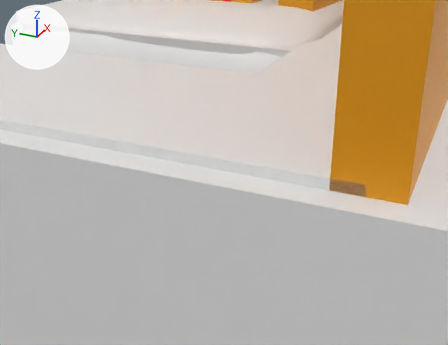
A saved change to the FBX model Assets/mehses/Creamroom/end_dock.fbx.
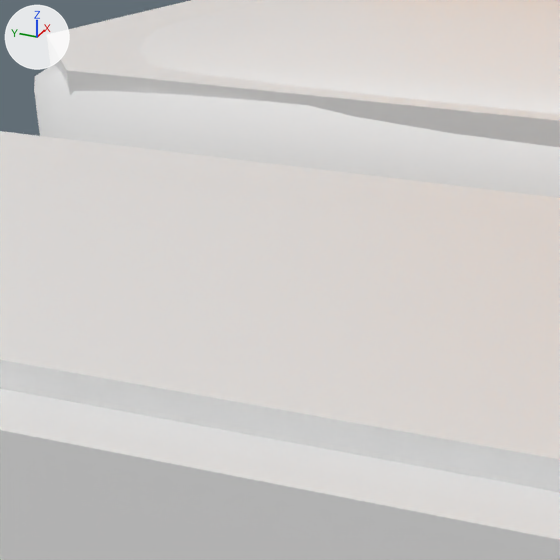
There are two pictures of each version: one from a 50 mm camera at (-7.57, -6.52, 2.49) aimed at (0.47, -2.9, -1.54), one close up on the part from 0% to 42% of the width and 0% to 54% of the height. The axes (+X, +Y, +Z) are drawn at upper left. The lights are the same throughout. Where no turn or scale is listed for an object, it has been applied to the vertices.

The first close-up shows 'dock_bounds', 'enddock', 'enddock_land'.
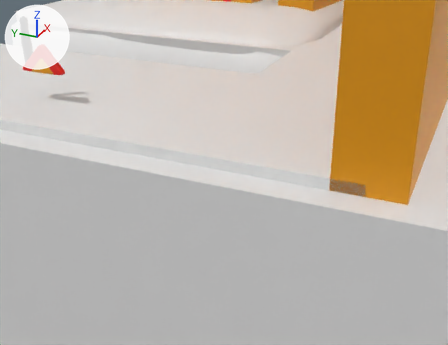
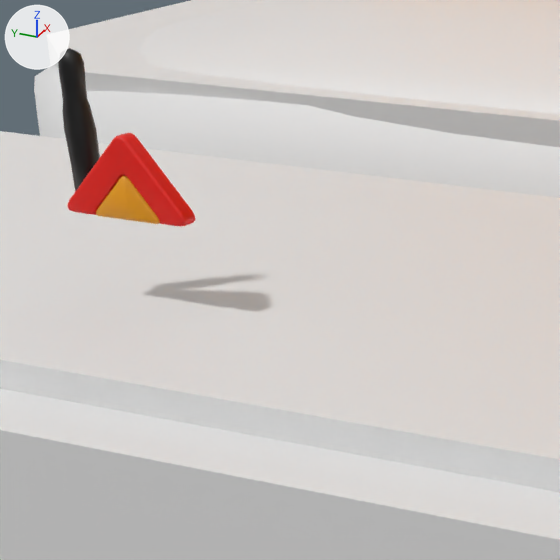
Commit message: end dock

Pixel boxes [x1, y1, x2, y2] of what changed, in the close-ups (560 x 560 px):
'rainbow', added: after [68, 133, 195, 226]
    faces in mat_material_001 (red #e71100): [68, 133, 195, 226]
    faces in mat_material_002 (orange #e79900): [96, 175, 160, 224]
'boatsman', added (black): after [58, 48, 100, 191]

The change, as a diff of the scene's bpy script:
```diff
--- a/Assets/mehses/Creamroom/end_dock.fbx.py
+++ b/Assets/mehses/Creamroom/end_dock.fbx.py
@@ mat_material_005 @@
+mat_material_005 = principled_material('Material.005')
+mat_material_005.base_color = (0.0, 0.0, 0.0)  # black #000000
@@ me_cube_004 @@
+me_cube_004.from_pydata(...)  # 74 vertices, 72 faces; spans x -0.066..0.066, y -0.09..0.092, z -0.372..0.44
+me_cube_004.materials.append(mat_material_005)  # black #000000
@@ me_plane_016 @@
+me_plane_016.from_pydata(...)  # 354 vertices, 313 faces; spans x -0.054..0.055, y -0.377..0.394, z -0.15..0.295
+# faces by material slot: [266, 47]
+me_plane_016.materials.append(mat_material_001)  # red #e71100
+me_plane_016.materials.append(mat_material_002)  # orange #e79900
@@ ob_boatsman @@
+ob_boatsman = bpy.data.objects.new('boatsman', me_cube_004)
+ob_boatsman.location = (0.097, 0.357, 0.249)
@@ ob_rainbow @@
+ob_rainbow = bpy.data.objects.new('rainbow', me_plane_016)
+ob_rainbow.location = (0.0, 0.0, 0.0)
```
